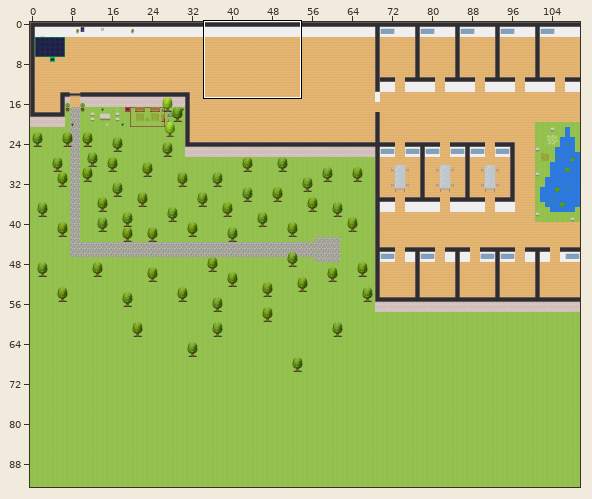
Two states of a Tiled map (JSON), maps/map.tmj. The picture above shows the old version from afar; the outline marks the close-up.
Close-up. Old version:
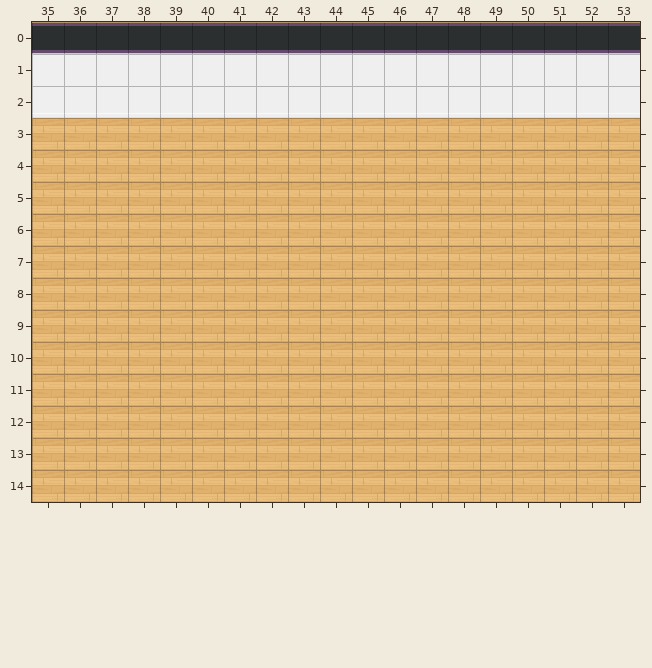
Cells are 32x32 px. Shown: x 35..53, y 0..14. The commit also changed other parts of the map, which this record leaves out.
The same view after the edit:
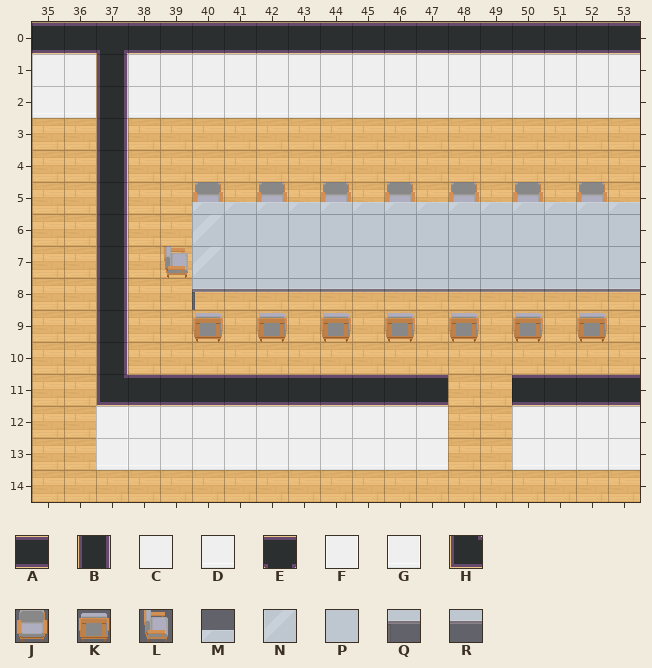
Key: from "WA_Room_Builder": A 95, B 102, C 119, D 144, E 160, F 296, G 321, H 368; from "WA_Seats": J 98, K 99, L 100; from "WA_Tables": M 6, N 15, P 16, Q 25, R 26.
_ is an empty cell.
The edit:
Layer "walls/walls1":
The edit adds tile A in row 11 at x 38 to 47 and 50 to 53.
Tile C gives way to tile B in row 1 at x 37.
Tile D gives way to tile B in row 2 at x 37.
The edit adds tile B in rows 3 to 10 at x 37.
The edit adds tile C in row 12 at x 38 to 47 and 50 to 53.
The edit adds tile D in row 13 at x 38 to 47 and 50 to 53.
Tile A gives way to tile E in row 0 at x 37.
The edit adds tile F in row 12 at x 37.
The edit adds tile G in row 13 at x 37.
The edit adds tile H in row 11 at x 37.
Layer "furniture/furniture2":
The edit adds tile J in row 5 at x 40, 42, 44, 46, 48, 50 and 52.
The edit adds tile K in row 9 at x 40, 42, 44, 46, 48, 50 and 52.
The edit adds tile L in row 7 at x 39.
The edit adds tile N in rows 6 to 7 at x 40.
The edit adds tile P in rows 6 to 7 at x 41 to 53.
The edit adds tile Q in row 8 at x 40.
The edit adds tile R in row 8 at x 41 to 53.
Layer "furniture/furniture3":
The edit adds tile M in row 5 at x 40 to 53.
